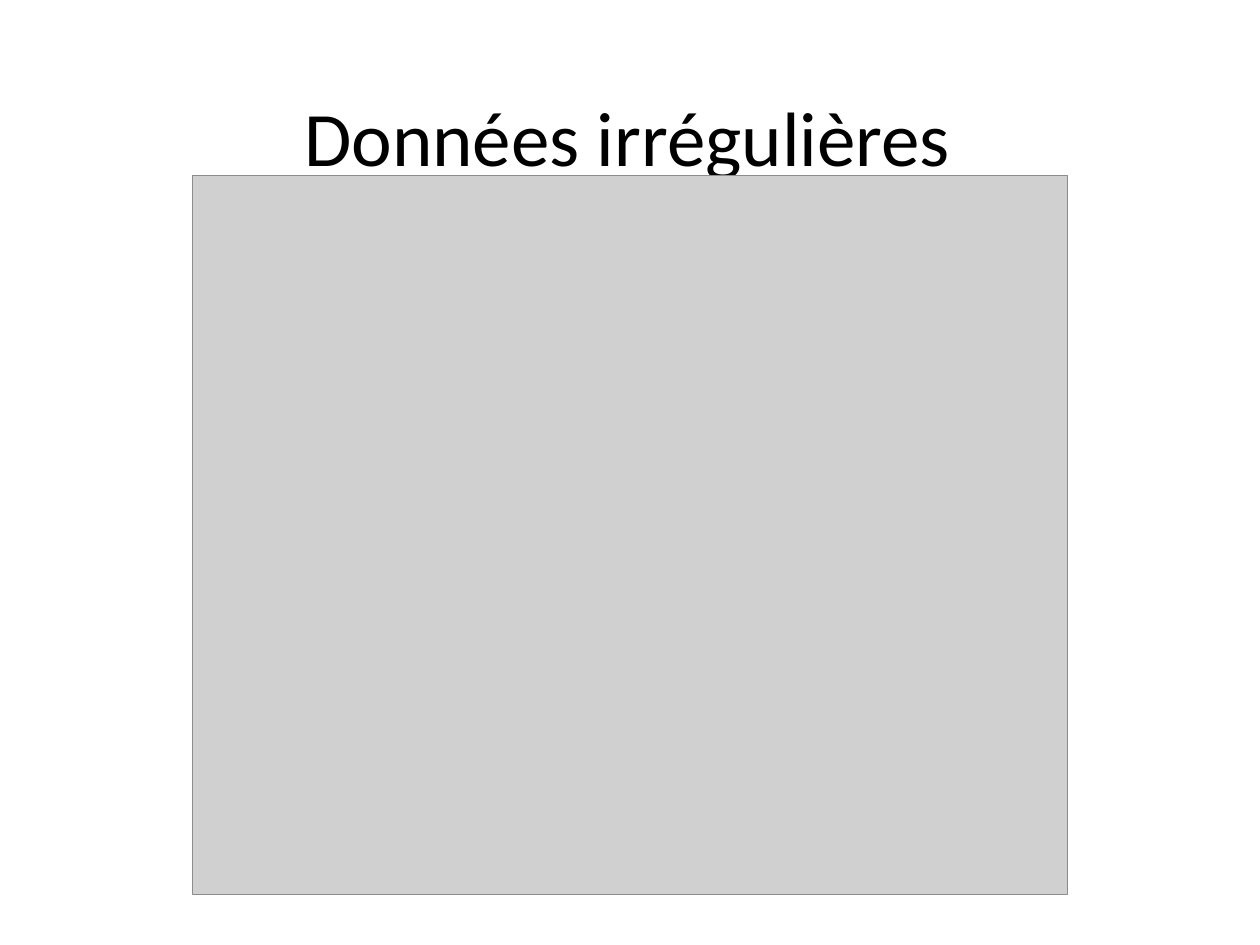
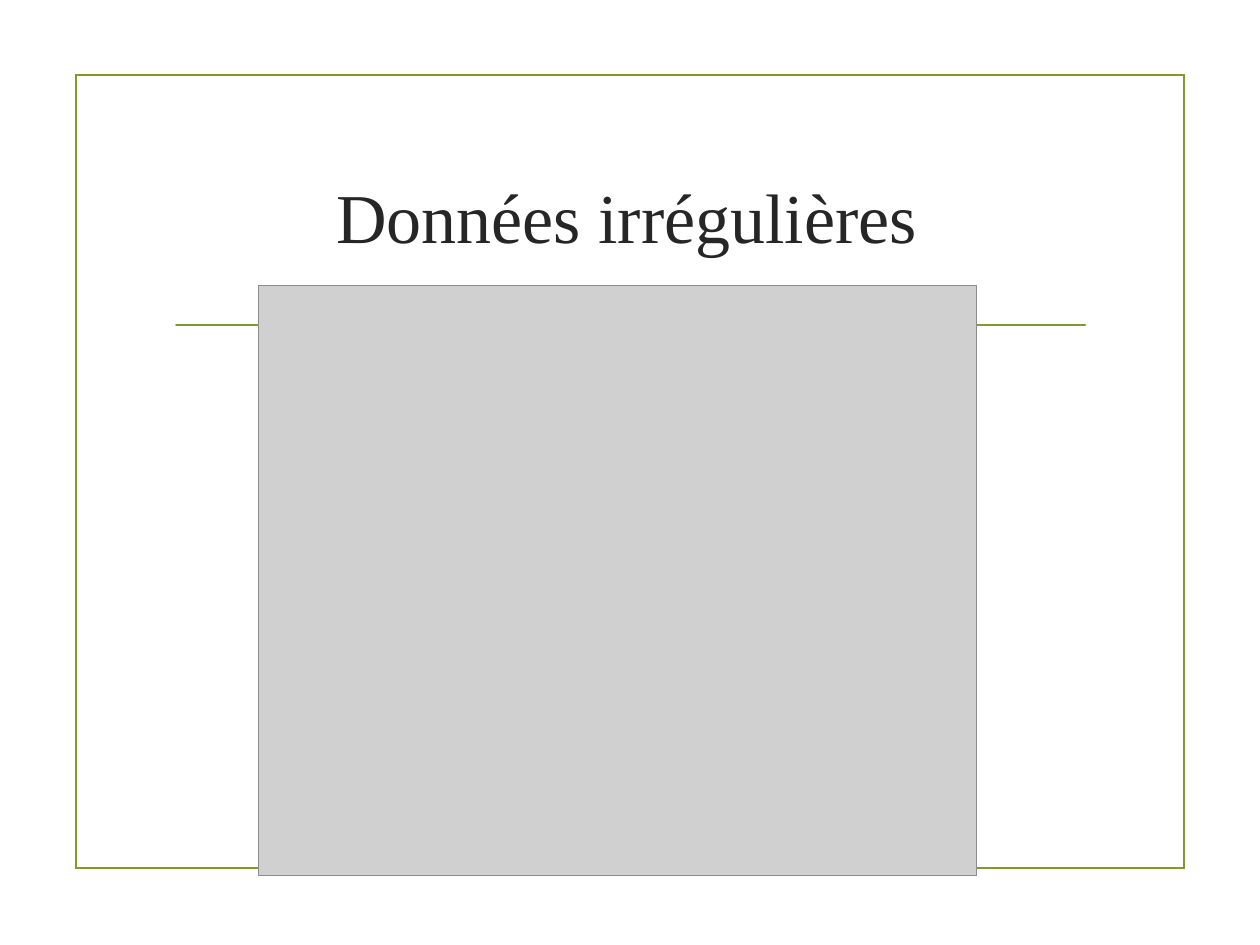
Before and after one commit to staufga0/DM_Project, a slide deck: slide 6 of Data Mining Presentation.pptm. Drawn at 1260x945 pixels with LibreOffice and Linux fonts; fonts in the diff are those of the drawing; grey boxes stand for pictures; background and template pictures are left out. Boxes give left, top, right and bottom in pixels: in the first picture for what was removed or moved away, otherwise in the second. Text is boxed around its words. In the diff, an @@ line names an element or a change of style, - is before the commit and + after.

```diff
--- a/Data Mining Presentation.pptm
+++ b/Data Mining Presentation.pptm
@@ rectangle added at [77, 74, 1184, 868], outline #83992A 1.25 pt @@
@@ title "Données irrégulières": place and size @@
-title "Données irrégulières" at [304, 112, 950, 184]
+title "Données irrégulières" at [336, 194, 916, 257]
@@ title "Données irrégulières" at [336, 194, 916, 257]: size 44 to 40 pt, font Calibri to Times New Roman, text colour #000000 to #262626; line spacing 0.9 to 1 @@
@@ picture: place and size @@
-picture at [193, 175, 1067, 895]
+picture at [258, 285, 976, 876]
@@ line added from (176, 325) to (1085, 325), #83992A 1.25 pt @@
```
Also in this commit, not shown: 27 other slides changed, 6 slides added, 6 slides removed.
